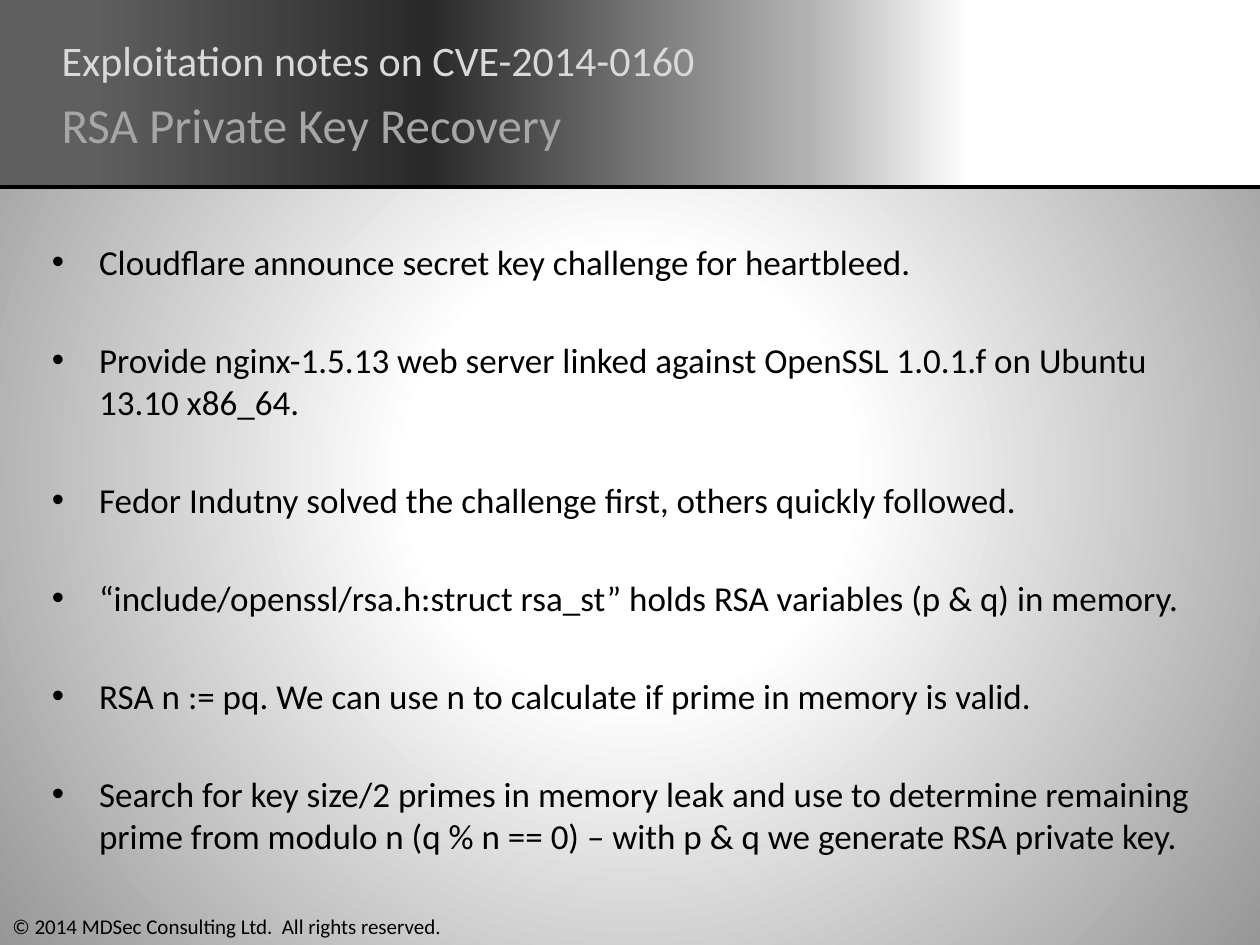
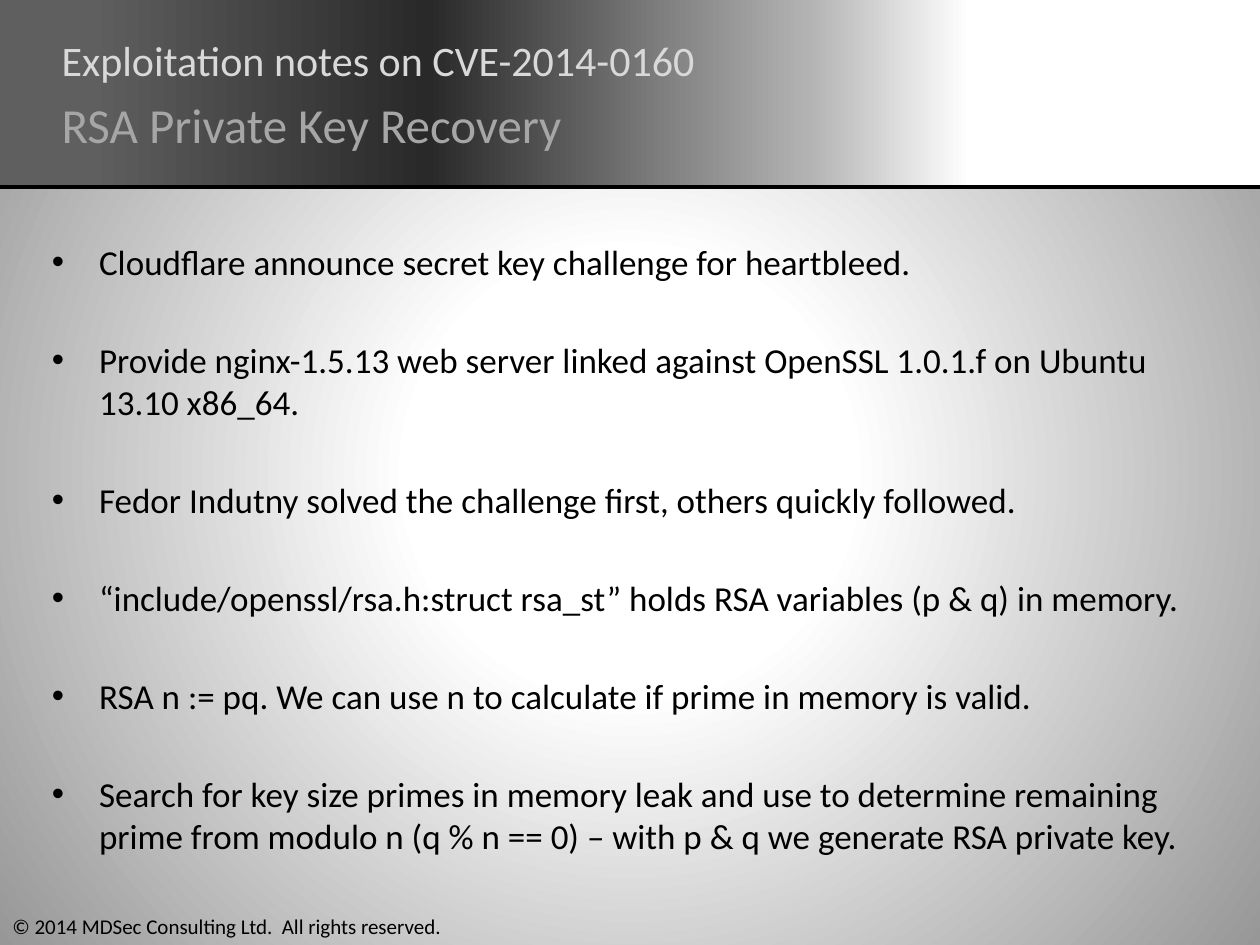
Before and after one commit to tigerpuma/HackerFantastic, a slide deck: slide 12 of presentations/44cafe-HeartBleed.pptx. Drawn at 1260x945 pixels with LibreOffice and Linux fonts; fonts in the diff are those of the drawing; background and template pictures are left out. Boxes give left, top, right and bottom in pixels: in the first picture for what was removed or moved away, otherwise in the second. Text is boxed around its words. In the diff, an @@ line names an element or a change of style, - is before the commit and + after.

```diff
--- a/presentations/44cafe-HeartBleed.pptx
+++ b/presentations/44cafe-HeartBleed.pptx
@@ text at (x1=99, y1=782, x2=1176, y2=855): text changed @@
-• Search for key size/2 primes in memory leak and use to determine remaining prime from modulo n (q % n == 0) – with p & q we generate RSA private key.
+• Search for key size primes in memory leak and use to determine remaining prime from modulo n (q % n == 0) – with p & q we generate RSA private key.
```
Also in this commit, not shown: 1 other slide changed, 1 other file.
